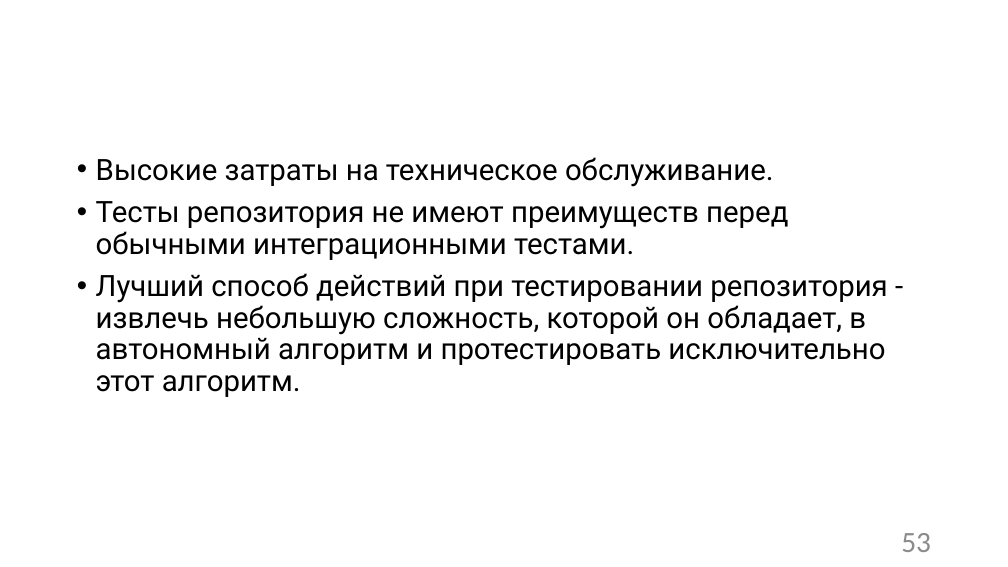
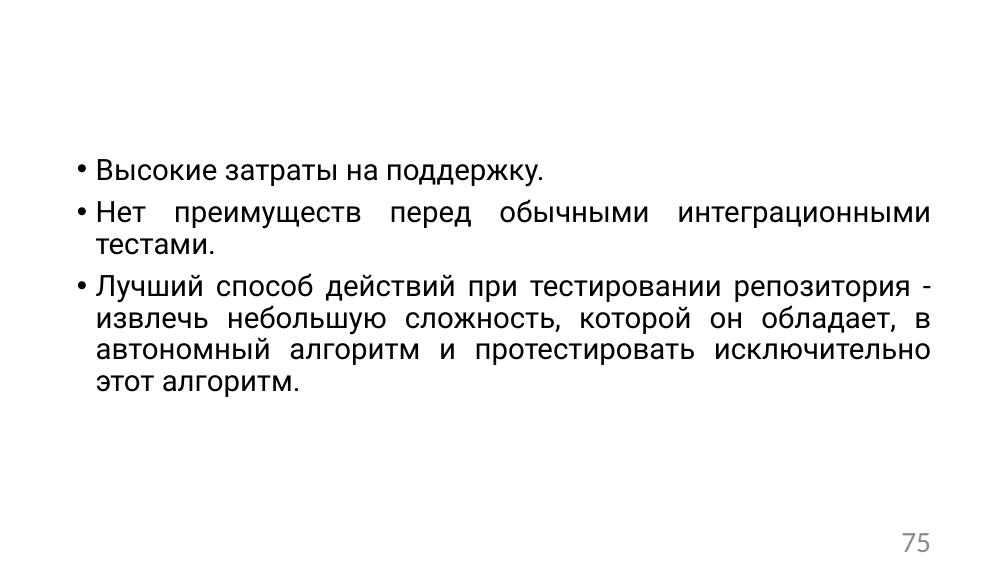
Before and after one commit to Sa1Gur/DbTest.Containers, a slide deck: slide 75 of DbaseTesting.pptx (slide 53 before the commit). Drawn at 1008x567 pixels with LibreOffice and Linux fonts; fonts in the diff are those of the drawing; background and template pictures are left out. Boxes give left, top, right and bottom in pixels: in the first picture for what was removed or moved away, otherwise in the second. Text is boxed around its words. In the diff, an @@ line names an element or a change of style, - is before the commit and + after.

```diff
--- a/DbaseTesting.pptx
+++ b/DbaseTesting.pptx
@@ text at [96, 159, 931, 255]: text changed @@
-• Высокие затраты на техническое обслуживание.
-• Тесты репозитория не имеют преимуществ перед обычными интеграционными тестами.
+• Высокие затраты на поддержку.
+• Нет преимуществ перед обычными интеграционными тестами.
@@ text at [96, 273, 931, 397]: alignment left to justified @@
@@ page number at [901, 533, 931, 552]: text changed @@
-53
+75
```
Also in this commit, not shown: 55 other slides changed, 3 slides added, 7 slides removed, 10 other files.
